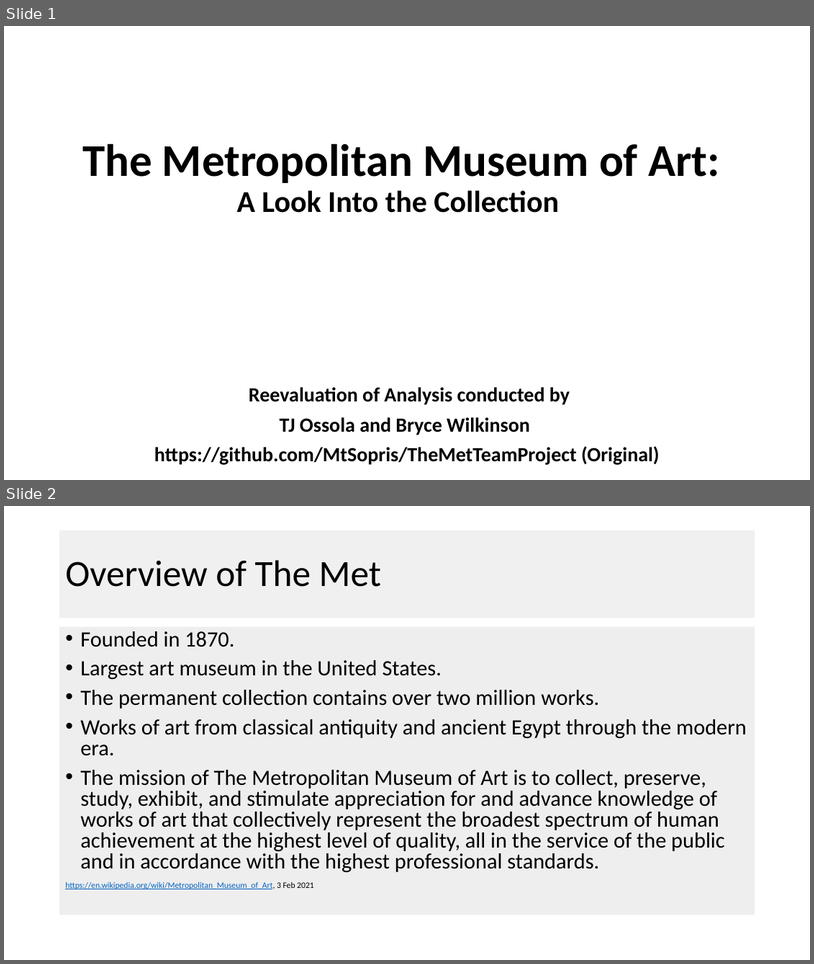
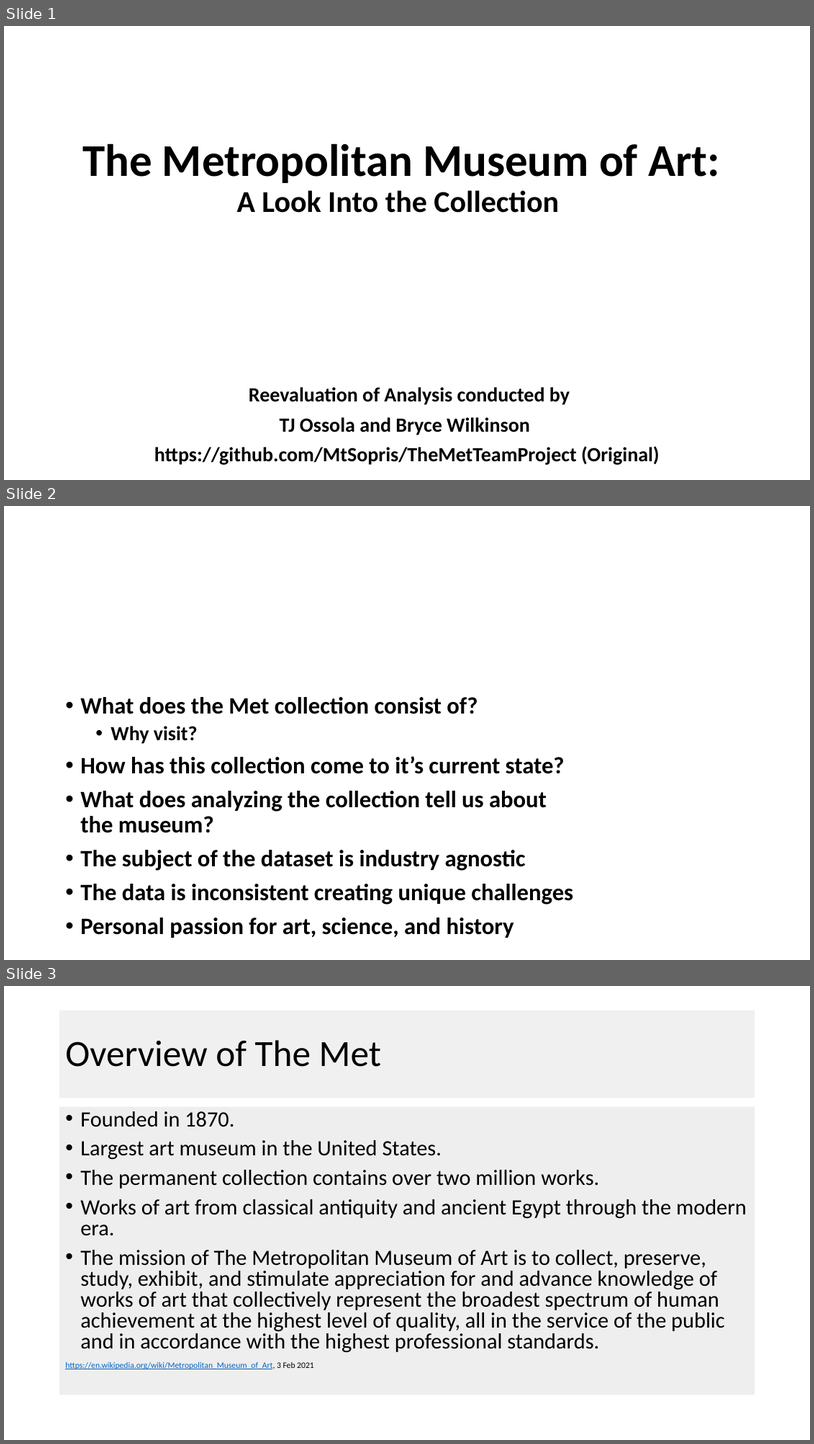
Before and after one commit to MtSopris/ProjectMet2, a slide deck: Analysis of th MET.pptx. Shown one above the other, each under a label of ours: slides 1 and 2 before the commit, slides 1, 2 and 3 after it. The pictures are 814x964 and 814x1444 pixels, drawn with LibreOffice and Linux fonts; fonts in the diff are those of the drawing; background and template pictures are left out. Boxes give left, top, right and bottom in pixels: in the first picture for what was removed or moved away, otherwise in the second. Text is boxed around its words. In the diff, an @@ line names an element or a change of style, - is before the commit and + after.

```diff
--- a/Analysis of th MET.pptx
+++ b/Analysis of th MET.pptx
@@ slide 2 added at <box>4,506,810,960</box>, background picture (left out) @@
@@ text added at <box>80,697,574,937</box>, 28 pt, text #000000, bold @@
+• What does the Met collection consist of?
+  • Why visit?
+• How has this collection come to it’s current state?
+• What does analyzing the collection tell us about the museum?
+• The subject of the dataset is industry agnostic
+• The data is inconsistent creating unique challenges
+• Personal passion for art, science, and history
@@ what was slide 2 is now slide 3 @@
```
Also in this commit, not shown: 6 slides changed, 3 other slides added, 4 other files.
